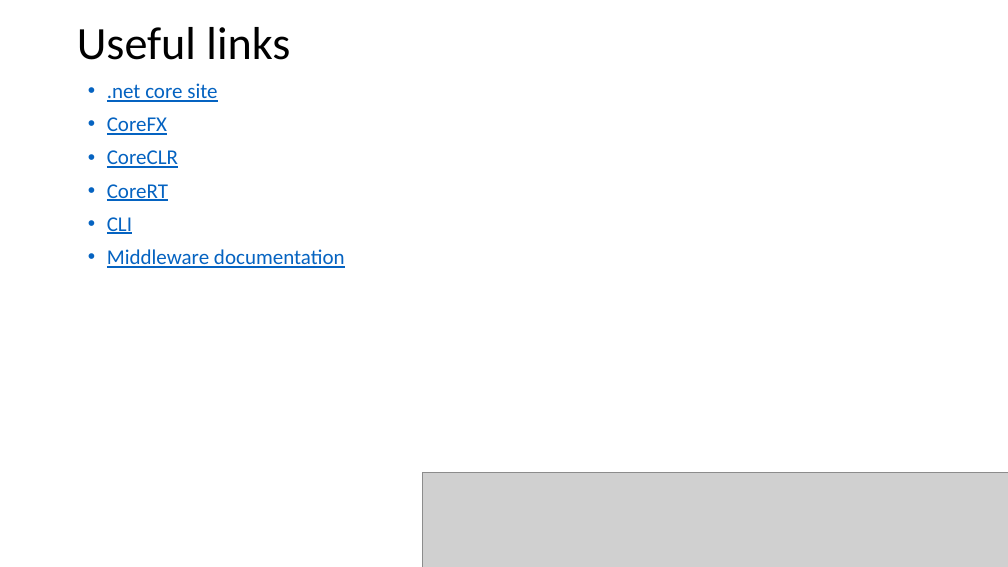
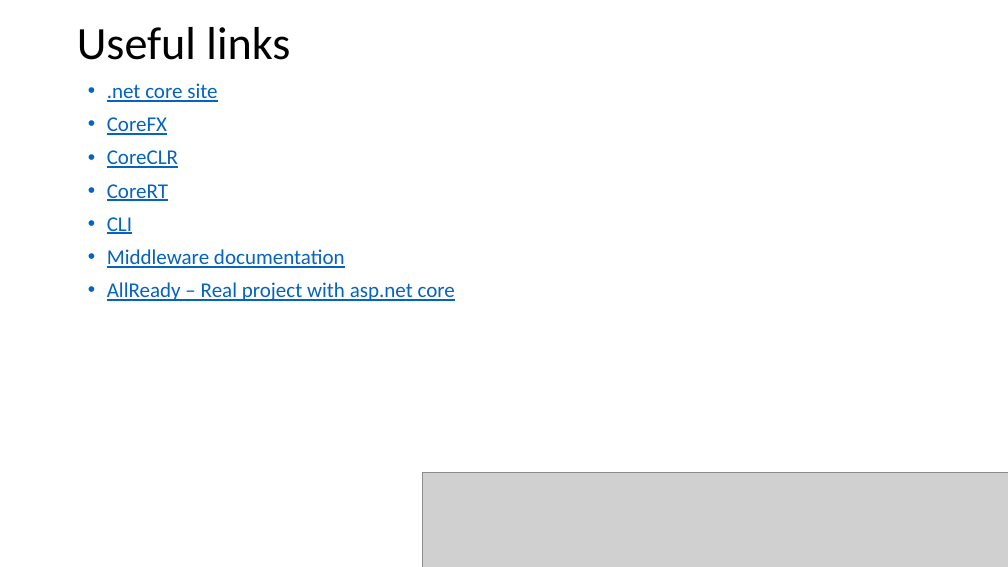
Before and after one commit to ThessalonikiNet-MeetUp/Presentations, a slide deck: slide 9 of MeetUp 24-03-206 net core aspnet core/Meetup24-03-2016.pptx. Drawn at 1008x567 pixels with LibreOffice and Linux fonts; fonts in the diff are those of the drawing; grey boxes stand for pictures. Boxes give left, top, right and bottom in pixels: in the first picture for what was removed or moved away, otherwise in the second. Text is boxed around its words. In the diff, an @@ line names an element or a change of style, - is before the commit and + after.

Commit message:
Add the allReady project to the links

```diff
--- a/MeetUp 24-03-206 net core aspnet core/Meetup24-03-2016.pptx
+++ b/MeetUp 24-03-206 net core aspnet core/Meetup24-03-2016.pptx
@@ text at <box>107,282,455,301</box>: paragraph added @@
+• AllReady – Real project with asp.net core
```
